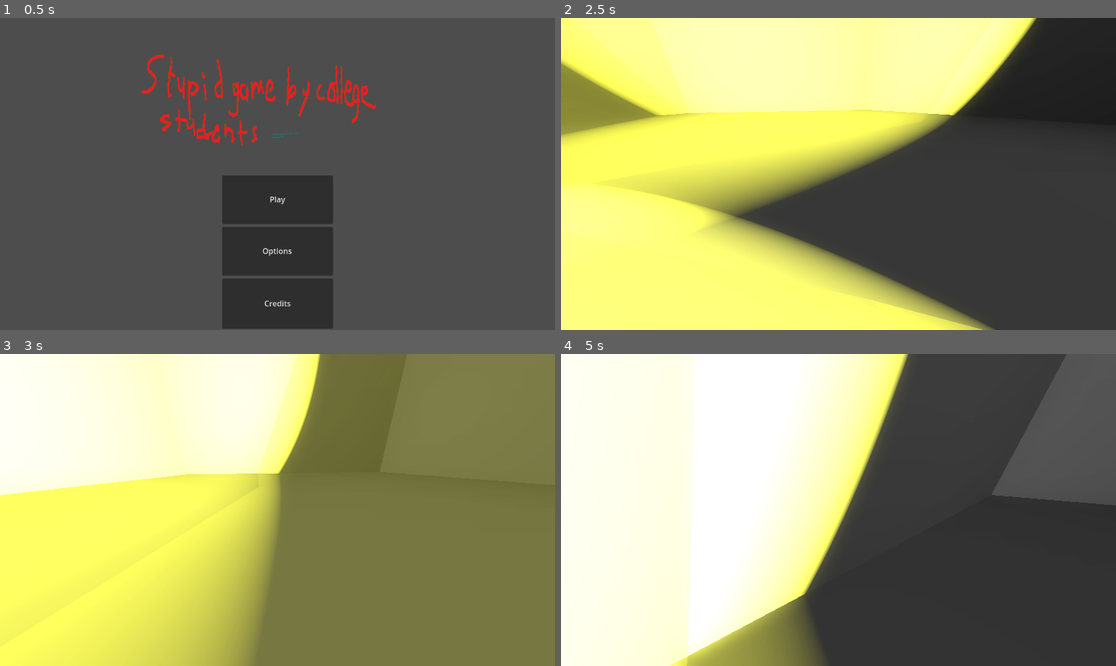
Above: before the commit, frames 1-4 (two rows, left to right).
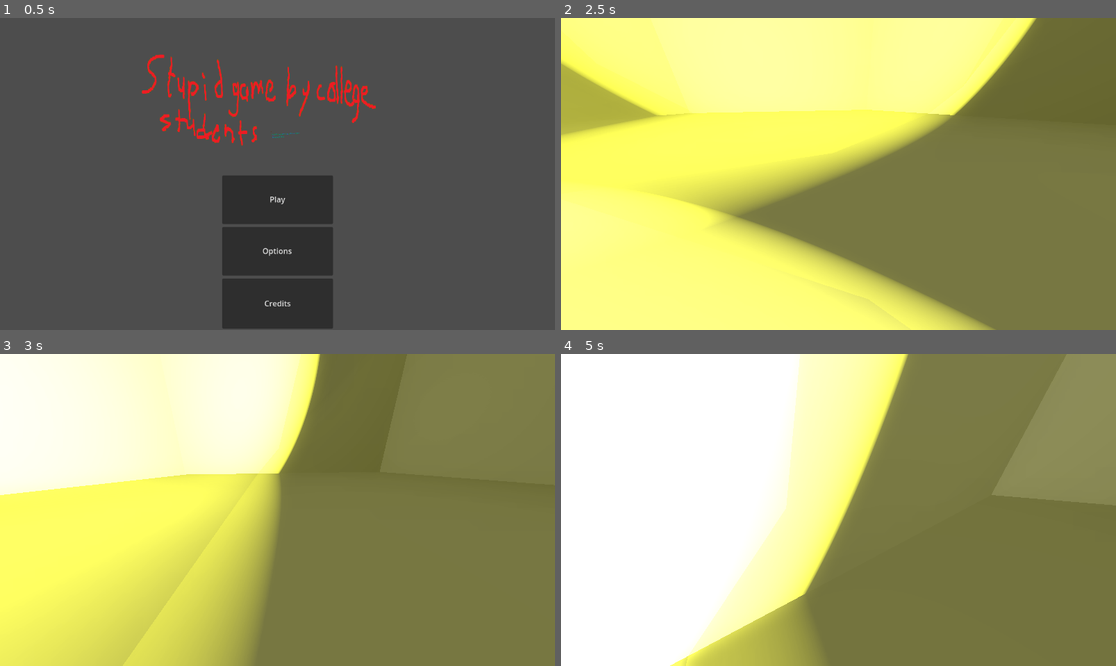
Above: after the commit, the same moments.

Repository: BridgeDeck/collegeproject-game
Game: Godot game, scene res://main.tscn
Same seed, same stepped clock (60 frames per second), same inputs: the game is played once before the commit and once after it. A sky picture missing from this copy of the repository is replaced by a grey-blue gradient.
Inputs (mouse positions are in pixels of both pictures, inside the frame that each line leads up to):
- Up to frame 1 (0.5 s): no input
- Up to frame 2 (2.5 s): click "Play" at 0.5 s; tap Space (jump) at 1.25, 1.52, 2, 2.27 s; move the mouse to (866, 174) at 1.27 s; press the mouse at (866, 174) at 1.28 s; hold W (forward) from 1.28 s (still down); move the mouse to (810, 174) at 2.02 s; release the mouse at (810, 174) at 2.03 s; right-click (810, 174) at 2.1 s
- Up to frame 3 (3 s): keep holding W (forward); tap Space (jump) at 2.75 s; move the mouse to (288, 503) at 2.77 s; hold E (action3) from 2.78 s (still down)
- Up to frame 4 (5 s): keep holding W (forward); tap Space (jump) at 3.5, 3.77, 4.25, 4.52 s; move the mouse to (832, 516) at 3.52 s; release E (action3) at 3.53 s; tap Ctrl (crouch) at 3.6 s; move the mouse to (877, 513) at 4.27 s; hold Shift (dash) from 4.28 s (still down)

Frame 1 is identical in both runs. In frame 2, 47% of the frame differs, in the area x 0-100%, y 0-100%; in frame 3, 0.2%; in frame 4, 63%, in the area x 7-100%, y 0-100%.

Commit message:
more sides to cylinder and added glare effect

Diff:
--- a/props/lights/visual_spotlight.tscn
+++ b/props/lights/visual_spotlight.tscn
@@ -1,6 +1,7 @@
-[gd_scene load_steps=3 format=3 uid="uid://cwuightqiopbw"]
+[gd_scene load_steps=4 format=3 uid="uid://cwuightqiopbw"]
 
 [ext_resource type="Script" uid="uid://o1opesx4ssd2" path="res://props/lights/visual_spotlight.gd" id="1_iff7n"]
+[ext_resource type="Texture2D" uid="uid://qcc50rsl2nn8" path="res://light_glare.png" id="2_h35eo"]
 
 [sub_resource type="StandardMaterial3D" id="StandardMaterial3D_iff7n"]
 transparency = 1
@@ -25,7 +26,20 @@
 layers = 2
 cast_shadow = 0
 gi_mode = 2
-radius = 19.574
+radius = 19.5739
 height = 106.0
+sides = 12
 cone = true
 material = SubResource("StandardMaterial3D_iff7n")
+
+[node name="Sprite3D" type="Sprite3D" parent="."]
+transform = Transform3D(1, 0, 0, 0, 1, 0, 0, 0, 1, 0, 0, -7)
+cast_shadow = 0
+gi_mode = 0
+modulate = Color(1, 1, 0.34902, 1)
+pixel_size = 0.0002
+billboard = 1
+double_sided = false
+fixed_size = true
+texture_filter = 0
+texture = ExtResource("2_h35eo")
Binary file added: light_glare.png
Not shown, added: light_glare.png.import
